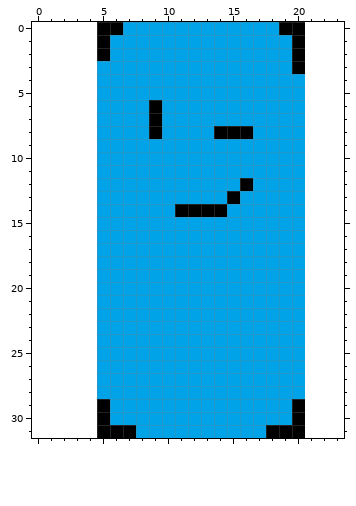
One commit to this pixel-art sprite: godot/hubgentest/testplayer.png. Above: the version before the commit.
The file is 16x32 pixels. The old version is drawn lined up with the new one, on the new canvas.
After:
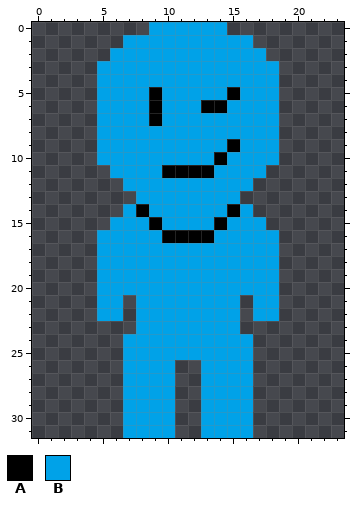
Palette (. is transparent): A #000000  B #00a2e8
Edits made:
canvas 16x32 -> 24x32, the old top-left corner now at 5,0
The author changed colour B to colour A in row 5 at x 9 and 15; in row 6 at x 13 to 14; in row 9 at x 15; in row 10 at x 14; in row 11 at x 10 to 13; in row 14 at x 8 and 15.
The author changed colour B to colour A in row 15 at x 9 and 14; in row 16 at x 10 to 13.
The author changed colour A to colour B in row 8 at x 9 and 14 to 16; in row 12 at x 16; in row 13 at x 15; in row 14 at x 11 to 14; in row 31 at x 7.
The edit erases colour A in row 0 at x 5 to 6 and 19 to 20; in rows 1 to 2 at x 5 and 20; in row 3 at x 20; in rows 29 to 30 at x 5 and 20; in row 31 at x 5 to 6 and 18 to 20.
The edit erases colour B in row 0 at x 7 to 8 and 15 to 18; in row 1 at x 6 and 17 to 19; in row 2 at x 18 to 19; in row 3 at x 19; in rows 4 to 10 at x 19 to 20; in row 11 at x 5 and 18 to 20.
The edit erases colour B in row 12 at x 5 to 6 and 17 to 20; in row 13 at x 5 to 7 and 16 to 20; in row 14 at x 5 to 6 and 17 to 20; in row 15 at x 5 and 18 to 20; in rows 16 to 20 at x 19 to 20; in rows 21 to 22 at x 7, 16 and 19 to 20.
The edit erases colour B in row 23 at x 5 to 7 and 16 to 20; in rows 24 to 25 at x 5 to 6 and 17 to 20; in rows 26 to 28 at x 5 to 6, 11 to 12 and 17 to 20; in rows 29 to 30 at x 6, 11 to 12 and 17 to 19; in row 31 at x 11 to 12 and 17.
Changed places in both pictures, as pixel boxes (x1, y1, x2, y2):
changed: (97, 22, 305, 438)
